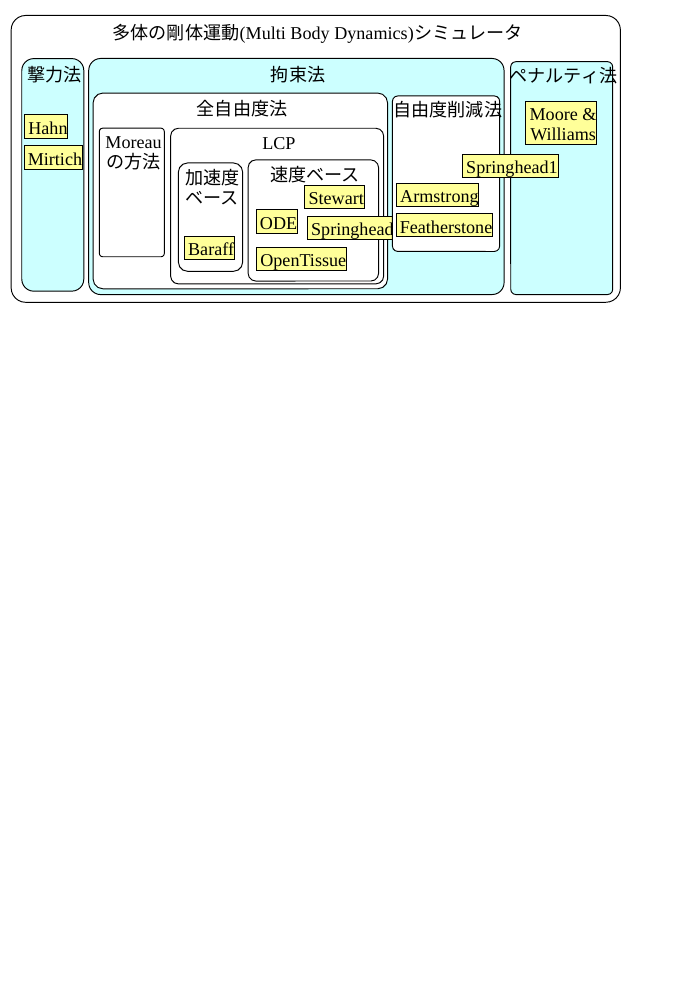
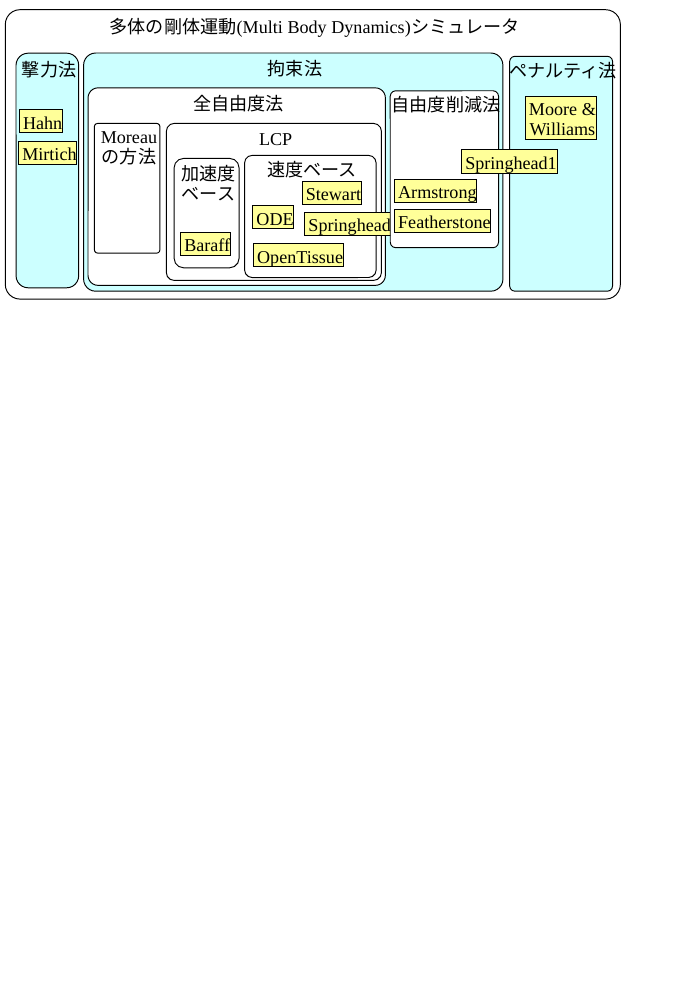
Before and after one commit to Springhead/Springhead, a slide deck: slide 2 of include/docsrc/01UsersGuide/fig.ppt. Drawn at 698x1008 pixels with LibreOffice and Linux fonts; fonts in the diff are those of the drawing. Boxes give left, top, right and bottom in pixels: in the first picture for what was removed or moved away, otherwise in the second. Text is boxed around its words. In the diff, an @@ line names an element or a change of style, - is before the commit and + after.

```diff
--- a/include/docsrc/01UsersGuide/fig.ppt
+++ b/include/docsrc/01UsersGuide/fig.ppt
@@ rounded rectangle "多体の剛体運動(Multi Body Dynamics)シミュレータ": place and size @@
-rounded rectangle "多体の剛体運動(Multi Body Dynamics)シミュレータ" at (11, 16, 621, 302)
+rounded rectangle "多体の剛体運動(Multi Body Dynamics)シミュレータ" at (6, 9, 621, 299)
@@ 6 rectangles, 4 freeform shapes, 3 rounded rectangles: place and size @@
-6 rectangles, 4 freeform shapes, 3 rounded rectangles at (21, 59, 500, 291)
+6 rectangles, 4 freeform shapes, 3 rounded rectangles at (16, 53, 498, 288)
@@ rounded rectangle "拘束法": place and size @@
-rounded rectangle "拘束法" at (88, 59, 503, 295)
+rounded rectangle "拘束法" at (84, 53, 503, 291)
@@ 5 rectangles, 1 freeform shape: place and size @@
-5 rectangles, 1 freeform shape at (307, 61, 613, 294)
+5 rectangles, 1 freeform shape at (305, 57, 613, 292)
```
Also in this commit, not shown: 2 other slides changed, 6 other files.
